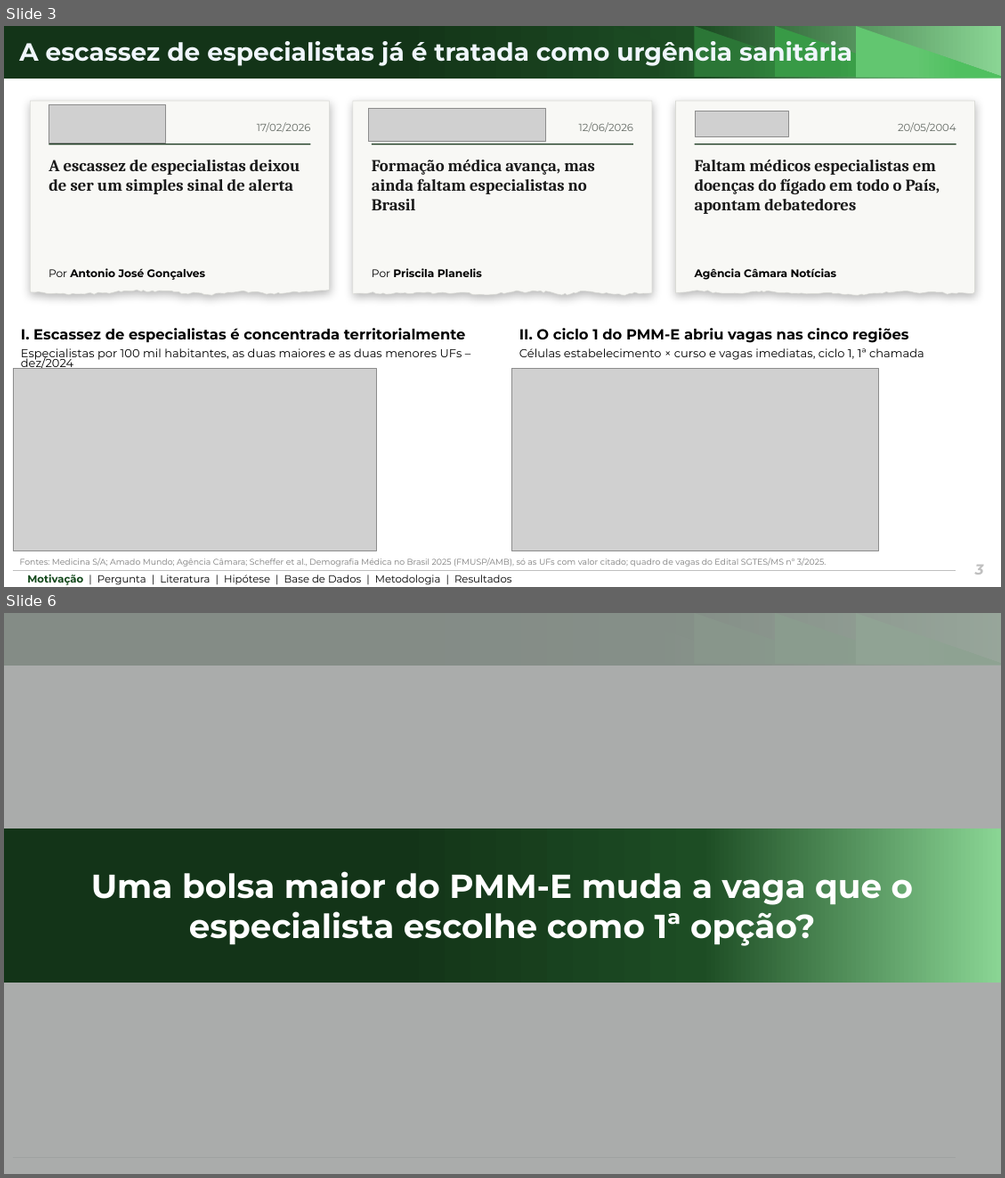
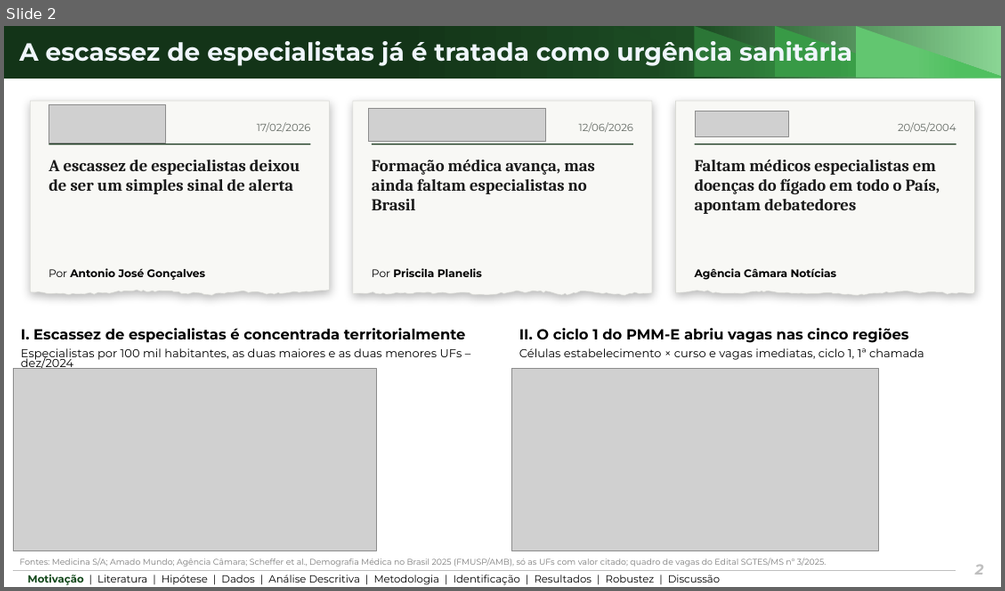
Before and after one commit to ka1victor/impact-eval-health-econ-pmme, a slide deck: output/apresentacao_banca_final/deck_banca_final.pptx. Shown one above the other, each under a label of ours: slides 3 and 6 before the commit, slide 2 after it; the slides between them are not shown. The pictures are 1005x1178 and 1005x591 pixels, drawn with LibreOffice and Linux fonts; fonts in the diff are those of the drawing; grey boxes stand for pictures; background and template pictures are left out. Boxes give left, top, right and bottom in pixels: in the first picture for what was removed or moved away, otherwise in the second. Text is boxed around its words. In the diff, an @@ line names an element or a change of style, - is before the commit and + after.

```diff
--- a/output/apresentacao_banca_final/deck_banca_final.pptx
+++ b/output/apresentacao_banca_final/deck_banca_final.pptx
@@ slide 6 removed at [4,613,1001,1174], background #FFFFFF; not listed: 6 template elements that a slide beside it also shows @@
@@ rectangle removed at [4,613,1001,1174] @@
@@ rectangle removed at [4,828,1001,982] @@
@@ text removed at [91,871,913,946] @@
-Uma bolsa maior do PMM-E muda a vaga que o especialista escolhe como 1ª opção?
@@ what was slide 3 is now slide 2 @@
@@ slide 2 changed as well @@
@@ text at [28,574,720,585]: text changed @@
-Motivação | Pergunta | Literatura | Hipótese | Base de Dados | Metodologia | Resultados
+Motivação | Literatura | Hipótese | Dados | Análise Descritiva | Metodologia | Identificação | Resultados | Robustez | Discussão
@@ text at [975,564,984,574]: text changed @@
-3
+2
```
Also in this commit, not shown: 13 other slides changed, 7 slides added, 15 other slides removed, 7 other files.
